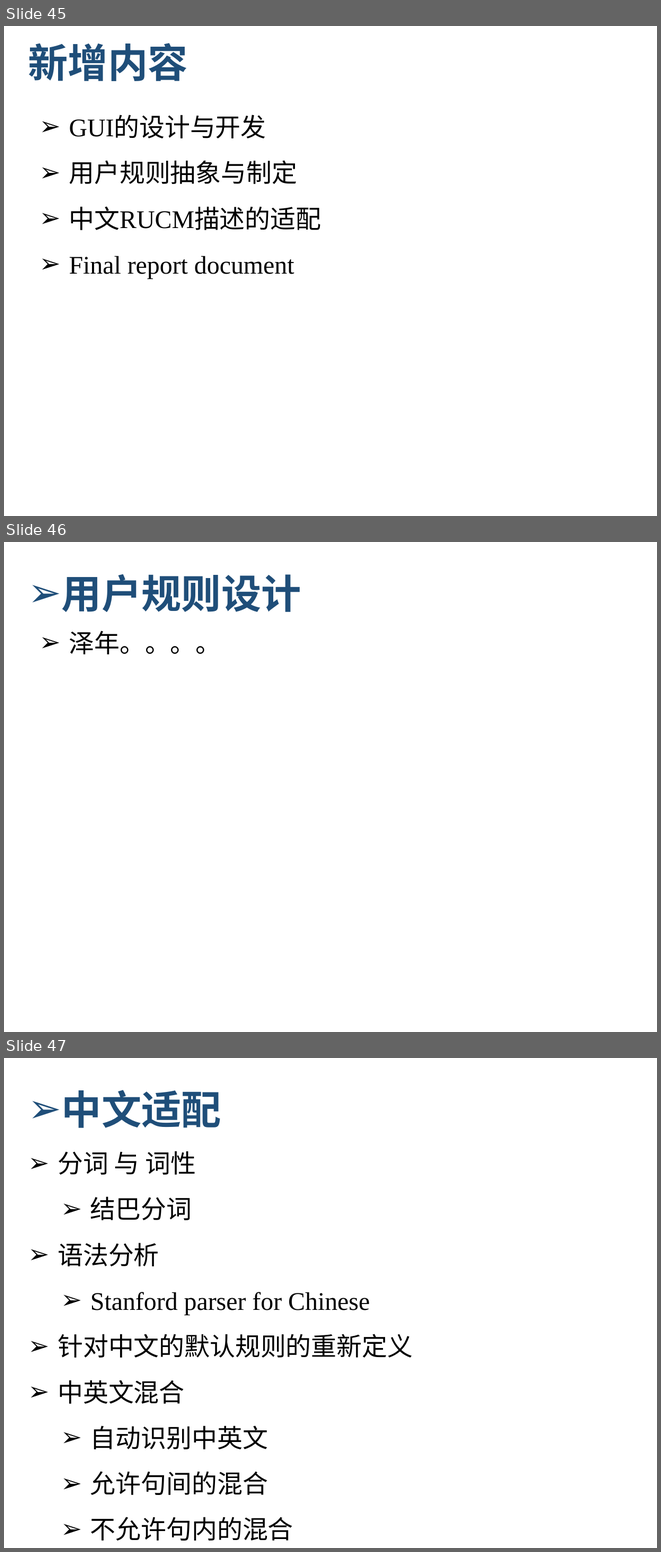
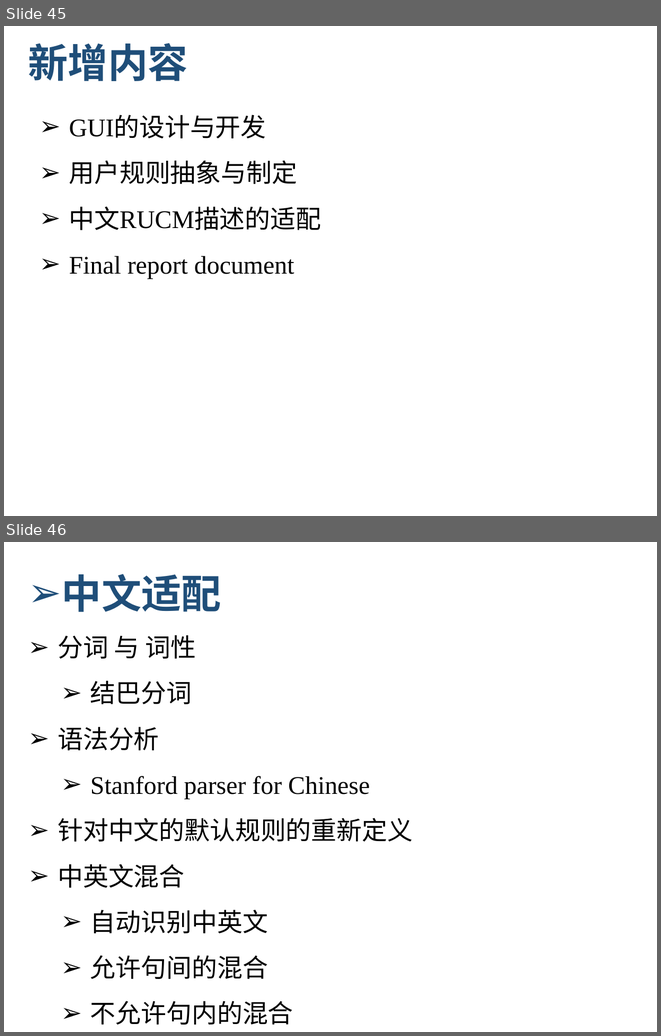
Before and after one commit to zen1995/rucmChecker, a slide deck: finalReport/RUCMChecker_final_report.pptx. Shown one above the other, each under a label of ours: slides 45, 46 and 47 before the commit, slides 45 and 46 after it. The pictures are 661x1552 and 661x1036 pixels, drawn with LibreOffice and Linux fonts; fonts in the diff are those of the drawing; background and template pictures are left out. Boxes give left, top, right and bottom in pixels: in the first picture for what was removed or moved away, otherwise in the second. Text is boxed around its words. In the diff, an @@ line names an element or a change of style, - is before the commit and + after.

```diff
--- a/finalReport/RUCMChecker_final_report.pptx
+++ b/finalReport/RUCMChecker_final_report.pptx
@@ slide 46 removed at <box>4,542,657,1032</box>, background #FFFFFF @@
@@ title removed at <box>62,574,301,612</box> @@
-➢ 用户规则设计
@@ text removed at <box>69,631,221,654</box> @@
-➢ 泽年。。。。
@@ what was slide 47 is now slide 46 @@
```
Also in this commit, not shown: 1 slide added, 1 other slide removed.
